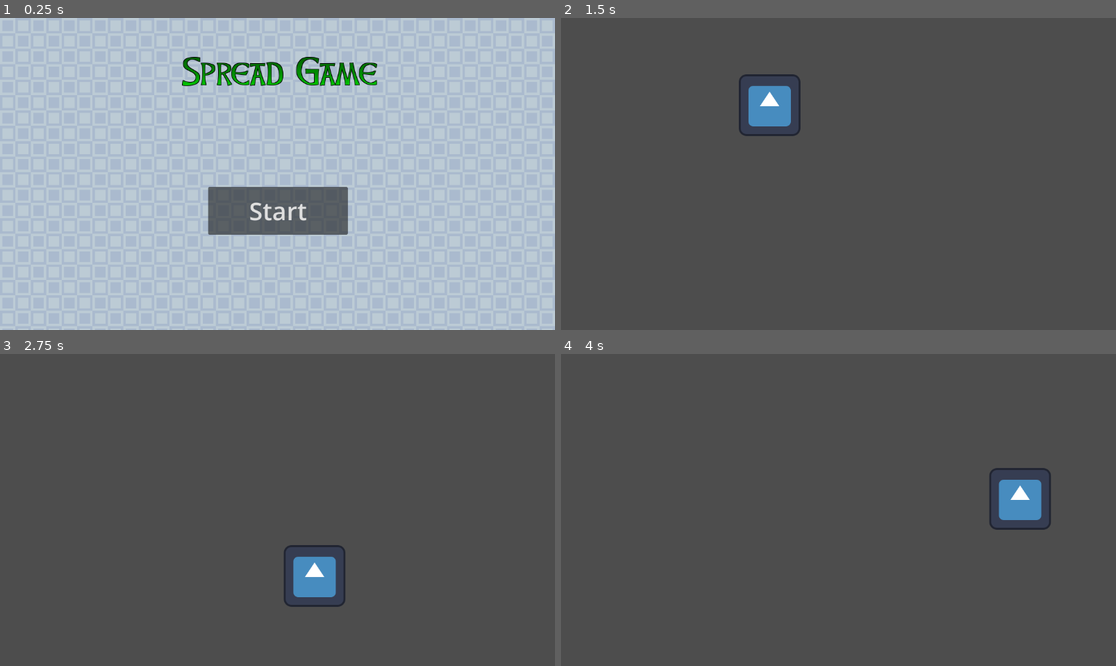
Above: before the commit, frames 1-4 (two rows, left to right).
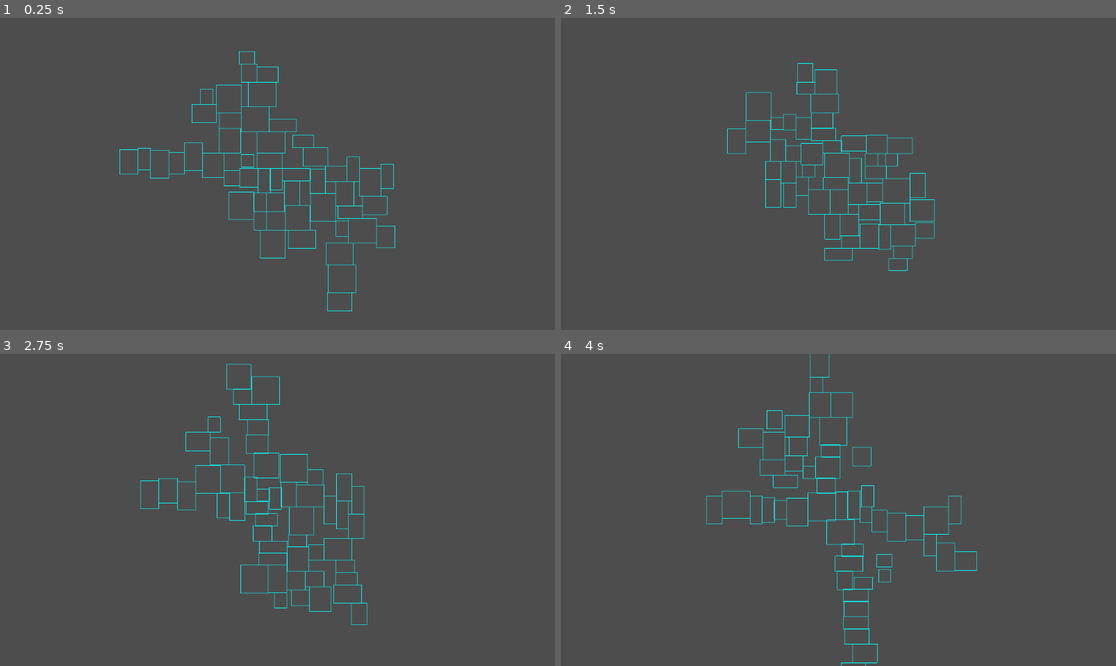
Above: after the commit, the same moments.

Repository: zamolnar/Spread-Game
Game: Godot game, scene res://scenesAndScripts/Dungeon.tscn
The game is run twice, just before and just after one commit, with the same random seed, the same clock (stepped at 60 frames per second) and the same inputs. Before the commit the project starts from res://scenesAndScripts/Title_screen.tscn. The engine's default icon, where the game draws it, is replaced by a stand-in: a white triangle on a blue panel in a dark square.
Inputs (mouse positions are in pixels of both pictures, inside the frame that each line leads up to):
- Up to frame 1 (0.25 s): no input
- Up to frame 2 (1.5 s): click (838, 211) at 0.5 s, where only the run before the commit has a clickable "Start"; tap Enter at 1.25 s; hold D (Right) from 1.28 s (still down); hold Space (ui_select) from 1.28 s (still down)
- Up to frame 3 (2.75 s): release D (Right) at 2.03 s; release Space (ui_select) at 2.03 s; hold S (Down) from 2.03 s (still down); tap Space (ui_select) at 2.1, 2.27, 2.57 s
- Up to frame 4 (4 s): release S (Down) at 2.78 s; hold D (Right) 2.78-3.53 s; hold Space (ui_select) 2.78-3.53 s; hold W (Up) from 3.53 s (still down); tap Space (ui_select) at 3.6, 3.77 s

The runs differ from the first frame. In frame 1, 97% of the frame differs, in the area x 0-100%, y 0-100%; in frame 2, 2.6%; in frame 3, 2.7%; in frame 4, 2.8%.

Commit message:
room generation phase 1
rooms are all clumped together but they do be random and they do exist

Diff:
--- a/project.godot
+++ b/project.godot
@@ -11,7 +11,7 @@
 [application]
 
 config/name="SpreadGame"
-run/main_scene="res://scenesAndScripts/Title_screen.tscn"
+run/main_scene="res://scenesAndScripts/Dungeon.tscn"
 config/features=PackedStringArray("4.2", "Forward Plus")
 config/icon="res://icon.svg"
 
--- a/scenesAndScripts/Dungeon.gd
+++ b/scenesAndScripts/Dungeon.gd
@@ -13,5 +13,23 @@
 
 func create_rooms():
 	for i in range(num_rooms):
-		var pos = Vector2(0,0)					#the origin of the 2d plane
-		var roomInstance = Room.instance()		#a room...
+		var pos = Vector2(0,0)						#the origin of the 2d plane, position is already a keyword so use pos
+		var roomInstance = Room.instantiate()			#a room...
+		var width = min_size + randi() % (max_size - min_size)		#random size between min and max
+		var height = min_size + randi() % (max_size - min_size)		#random size between min and max
+		roomInstance.room_create(pos, Vector2(width,height)* tile_size)	#room create
+		$Rooms.add_child(roomInstance)		#keep track of rooms in a list
+
+func _draw():			#strictly for visualizing
+	for room in $Rooms.get_children():
+		draw_rect(Rect2(room.position - room.size, room.size*2), #room sized rectangle
+		Color(0,128,128), false)			#teal color, not filled in
+
+func _process(delta):
+	queue_redraw()
+
+func _input(event):
+	if event.is_action_pressed('ui_select'):
+		for n in $Rooms.get_children():
+			n.queue_free()
+		create_rooms()
--- a/scenesAndScripts/Dungeon.tscn
+++ b/scenesAndScripts/Dungeon.tscn
@@ -6,3 +6,6 @@
 script = ExtResource("1_djrhe")
 
 [node name="Rooms" type="Node" parent="."]
+
+[node name="Camera2D" type="Camera2D" parent="."]
+zoom = Vector2(0.1, 0.1)
--- a/scenesAndScripts/Room.gd
+++ b/scenesAndScripts/Room.gd
@@ -5,6 +5,6 @@
 func room_create(_pos, _size):
 	position = _pos
 	size = _size
-	var s = RectangleShape2D.new()
+	var s = RectangleShape2D.new()	#looks like a rectangle
 	s.extents = size
-	$CollisionShape2D.new()
+	$CollisionShape2D.shape = s		#hitbox like a rectangle
